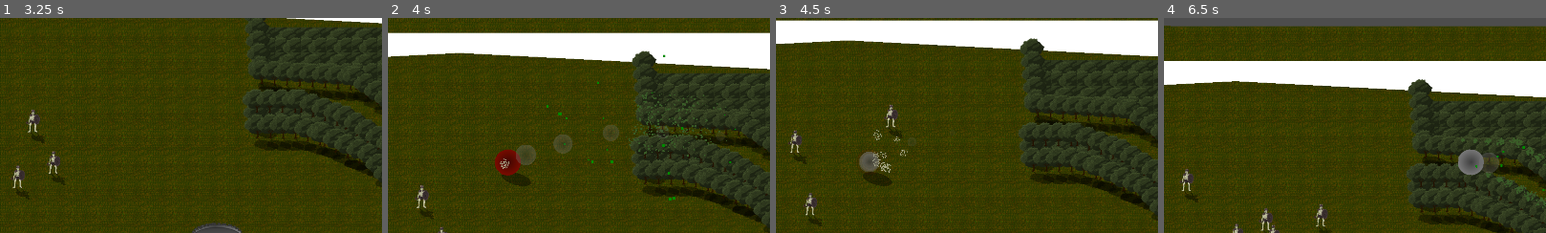
Above: before the commit, frames 1-4 (left to right).
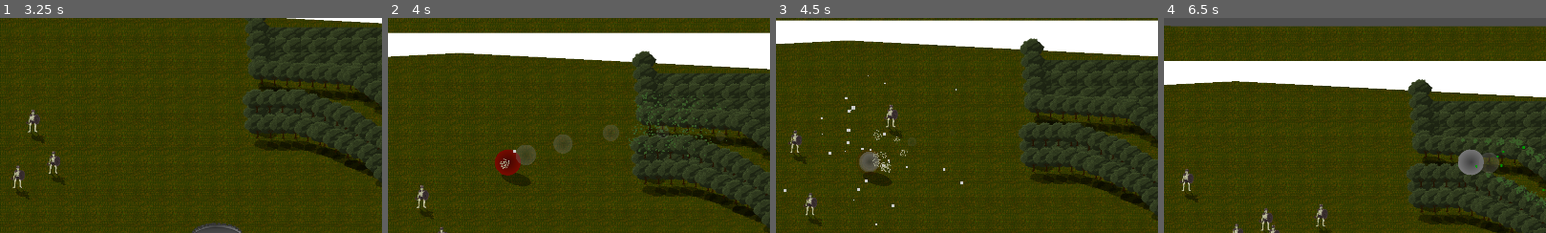
Above: after the commit, the same moments.

Repository: bKalbitz/Castle-Pinballs-Last-Stand
Game: Godot game, scene res://root.tscn
Two runs of this game, one before a commit and one after it. Both use one fixed random seed, a clock stepped at 60 frames per second and the inputs below.
Inputs:
- Up to frame 1 (3.25 s): click "New Game" at 0.5 s; click "Castle Pinball" at 1.25 s; tap Enter at 2 s; hold Right (flipper_right) 2.03-2.78 s; hold Space (ball_action) 2.03-2.78 s; hold Left (flipper_left) from 2.78 s (still down); tap Space (ball_action) at 2.85 s
- Up to frame 2 (4 s): release Left (flipper_left) at 3.53 s; hold Right (flipper_right) from 3.53 s (still down); hold Space (ball_action) from 3.53 s (still down)
- Up to frame 3 (4.5 s): keep holding Right (flipper_right); release Space (ball_action) at 4.28 s; tap Space (ball_action) at 4.35 s
- Up to frame 4 (6.5 s): release Right (flipper_right) at 5.03 s; hold Space (ball_action) 5.03-5.78 s; hold Left (flipper_left) from 5.03 s (still down); tap Enter at 5.75 s; tap Space (ball_action) at 5.85 s
The pictures show only the part of the screen within x 40-90%, y 16-66%; the shares and areas given below are measured in that part.

Frame 1 is identical in both runs. In frame 2, 0.1% of the frame differs, in the area x 31-92%, y 16-85%; in frame 3, 0.2%, in the area x 2-49%, y 26-97%; in frame 4, less than 0.1%.

Commit message:
Ball hit particle defined by hit node

Diff:
--- a/scenes/ingame/decoration/tree.gd
+++ b/scenes/ingame/decoration/tree.gd
@@ -1,5 +1,6 @@
 extends Area2D
 
+var hitParticleColor = Color(0.0, 0.6, 0.0)
 
 # Called when the node enters the scene tree for the first time.
 func _ready() -> void:
--- a/scenes/ingame/enemy/skeleton_warrior.gd
+++ b/scenes/ingame/enemy/skeleton_warrior.gd
@@ -11,6 +11,7 @@
 var speed = 100
 var entityType = "enemy"
 var speedEffectChange = 1.0
+var hitParticleColor = Color(0.8, 0.8, 0.8)
 
 var stateEffects: Array[SateEffect] = []
 
--- a/scenes/ingame/player/ball.gd
+++ b/scenes/ingame/player/ball.gd
@@ -7,6 +7,7 @@
 const BallSpawn = preload("res://scenes/ingame/player/ball_spawn.tscn")
 
 const MAX_EXPLOSION_TIME = 0.500
+const FIRE_HIT_PARTICLE_COLOR = Color(1, 0.6, 0)
 
 var damage = 1
 var holdTime = 0.0
@@ -98,10 +99,13 @@
 	if node.has_method("applyDamage"):
 		node.applyDamage(damage, "basic")
 
-	if type == "tree" && not $TreeHitParticle.emitting:
-		$TreeHitParticle.restart()
-	elif type == "enemy":
-		pass # maybe add upgrade effect here
+	if not $HitParticle.emitting:
+		var color = node.get("hitParticleColor")
+		if color:
+			if currentFireTime < fireBallActiveTime:
+				color = FIRE_HIT_PARTICLE_COLOR
+			$HitParticle.process_material.color = color
+			$HitParticle.restart()
 
 func launch(impulse: Vector2) -> void:
 	$BallLaunchSound.play()
--- a/scenes/ingame/player/ball.tscn
+++ b/scenes/ingame/player/ball.tscn
@@ -89,7 +89,7 @@
 [node name="CollisionShape2D" type="CollisionShape2D" parent="."]
 shape = SubResource("CircleShape2D_ktgx5")
 
-[node name="TreeHitParticle" type="GPUParticles2D" parent="."]
+[node name="HitParticle" type="GPUParticles2D" parent="."]
 emitting = false
 amount = 30
 lifetime = 0.5
